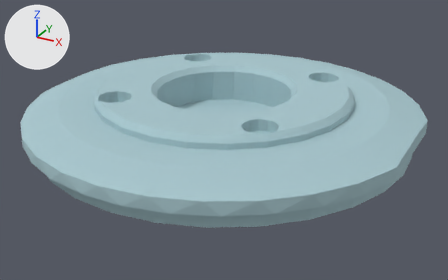
The COLLADA model meshes/pa-7c/link7_mesh.dae, before and after one commit.
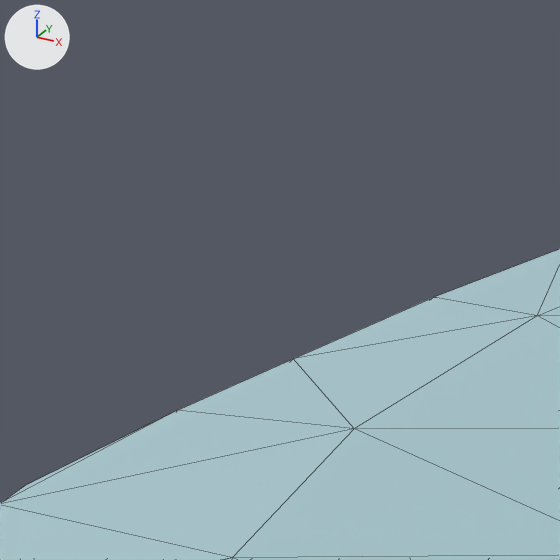
Each version appears first whole from a camera (50 mm lens) standing at (0.0525, -0.0955, -1.313) and looking at (0.0008, -0.0016, -1.36), and next in a close-up on the part from 9% to 20% of the width and 18% to 35% of the height. Every picture has the same lights, and +X, +Y and +Z are marked at upper left. The close-ups show mesh edges as thin lines.

In view in the first close-up: 'link7'.
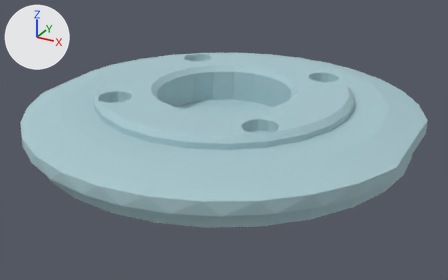
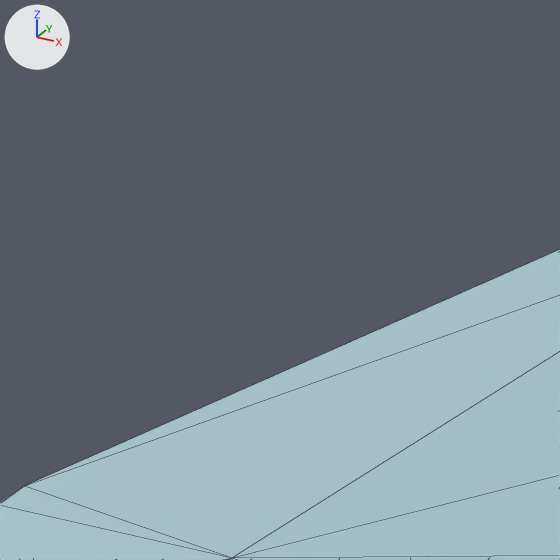
The newer file is also turned or shifted as a whole; pictures and numbers use the older file's frame.

Edits to the scene script, one JSON object a line:
```json
{"block": "me_base2_m1kshape0_005", "where": "# used by ob_link7; location = (0.0, 0.0, 0.0)"}
{"op": "remove", "block": "me_base2_m1kshape0_005", "code": "me_base2_m1kshape0_005.from_pydata(...)  # 580 vertices, 1156 faces; spans x -0.035..0.035, y -0.0365..0.0365, z -1.362..-1.35"}
{"op": "add", "block": "me_base2_m1kshape0_005", "code": "me_base2_m1kshape0_005.from_pydata(...)  # 418 vertices, 832 faces; spans x -0.035..0.035, y -0.0365..0.0365, z -1.362..-1.35"}
{"block": "me_base2_m1kshape0_005", "change": "me_base2_m1kshape0_005 part 1: 5 vertices removed from x -0.035..-0.0285, y -0.0093..-0.0001, z -1.3535..-1.352"}
```

Changed parts and their boxes [x1, y1, x2, y2] in the close-ups (560 x 560 px):
```json
{"object": "link7", "change": "reshaped", "before": [0, 249, 560, 560], "after": [0, 250, 560, 560]}
{"part": 1, "of": "me_base2_m1kshape0_005", "change": "deleted", "before": [0, 249, 560, 558], "on screen": "cyan"}
```
